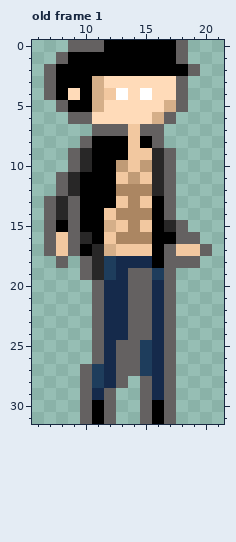
Pixel-art file: assets/art/SpriteCharacters/Abs npc Sprite.aseprite. The picture above is the old version.
32x32 pixels, 1 frame. Shown: old frame 1: x 6..21, y 0..31. The commit also changed other frames, which this record leaves out.
New version:
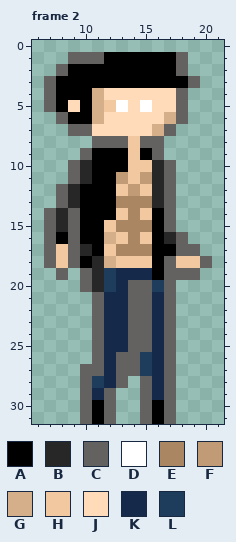
Palette (. is transparent): A #000000  B #282727  C #646161  D #ffffff  E #ab8662  F #c09b76  G #d5af89  H #f2c8a0  J #ffdbb9  K #152a4b  L #1e3d5c
A new or re-ordered frame is compared with the old frame closest to it.
Change:
frames 1 -> 4
Frame 2 is new; against old frame 1:
y 0: x 9..18 CCCAAAAAAC -> ..........
y 1: x 8..11 CAAA -> .CCC
y 2: x 7..8 CA -> .C; x 18..19 AC -> C.
y 3: x 11..19 GJJJJJJC. -> AAAAAAAAC
y 4: x 9 J -> A; x 12..13 HD -> JJ; x 15 D -> J
y 5: x 7..9 .CA -> CAJ; x 12..13 JJ -> HD; x 15 J -> D; x 17 G -> J
y 6: x 8..11 .CCJ -> CAAG; x 16..18 GC. -> JGC
y 7: x 9..17 ..CCCHCC. -> CCJJJJJGC
y 8: x 10..13 CAAA -> .CCC; x 15 A -> C
y 9: x 9..10 CB -> .C; x 15..17 HBC -> AC.
y 10: x 13 F -> A; x 15 F -> H
y 11: x 8..10 CBA -> .CB; x 13..15 HFH -> FHF
y 12: x 13..15 EEE -> HFH
y 13: x 7..9 CBC -> .CB; x 13 H -> E; x 15..16 HA -> EB
y 14: x 12..13 HE -> AH; x 15 E -> H
y 15: x 8 A -> B; x 12..13 GH -> HE; x 15 H -> E; x 17..18 BC -> C.
y 16: x 8 H -> A; x 10 B -> A; x 12..13 HE -> GH; x 15 E -> H; x 17 A -> B; x 19 C -> .
y 17: x 10..15 ABGHHH -> BAHEEE; x 17..20 CHHC -> ACC.
y 18: x 7..10 .C.C -> CHCA; x 12..15 LKKK -> GHHH; x 18..20 CC. -> HHC
y 19: x 8 . -> C; x 14..16 CCL -> KKA; x 18..19 .. -> CC
y 20: x 10..12 .CK -> CBL; x 16 K -> L
y 25: x 13 C -> K; x 15 L -> C
y 27: x 11 L -> C
